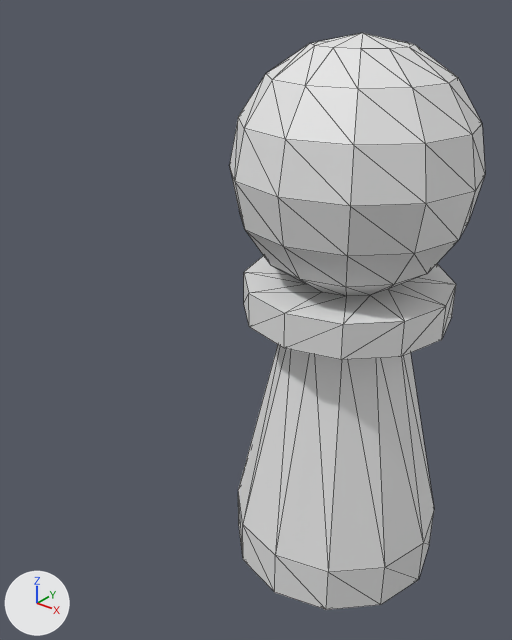
Renders of the glTF model project/Alkkagi/assets/models/character.glb from each side of a commit.
Camera for both pictures: a camera (50 mm lens) standing at (1.11, -1.87, 1.59) and looking at (-0.15, -0.3, 0.62). Every picture has the same lights, and +X, +Y and +Z are marked at lower left. The first picture is the older version. Mesh edges are drawn as thin lines. Where no turn or scale is listed for an object, it has been applied to the vertices. Vertices at exactly the same position are counted once.
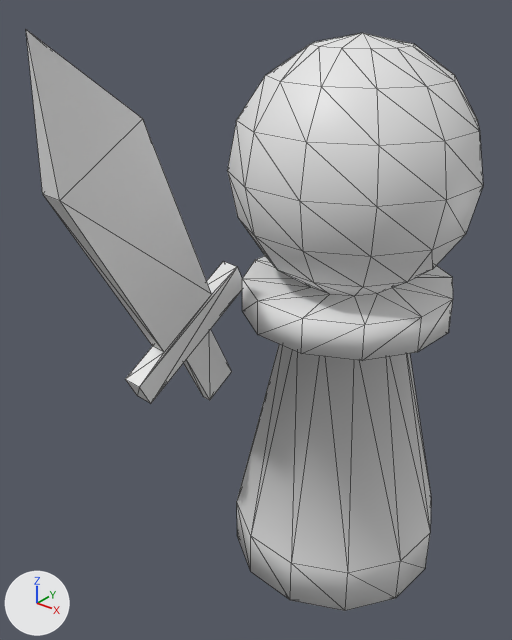
Where the newer file only moved an object's origin or applied its transform, the numbers keep the older frame.

Boxes (x1, y1, x2, y2) around the edits, measured in the pictures (512 x 640 px):
```json
{"object": "Cylinder", "change": "turned", "before": [230, 33, 485, 610], "after": [227, 33, 483, 611]}
{"object": "Sword", "change": "added", "after": [26, 30, 242, 403]}
```

The change, as JSON lines over the scene's bpy script:
```json
{"block": "me_cylinder", "where": "# used by ob_cylinder; location = (0.0, 0.0, 0.134)"}
{"op": "remove", "block": "me_cylinder", "code": "me_cylinder.from_pydata(...)  # 145 vertices, 286 faces; spans x -0.39..0.39, y -0.39..0.39, z -0.52..1.31"}
{"op": "add", "block": "me_cylinder", "code": "me_cylinder.from_pydata(...)  # 145 vertices, 286 faces; spans x -0.38..0.38, y -0.38..0.38, z -0.52..1.31"}
{"block": "me_cylinder", "change": "me_cylinder part 1: the whole mesh is turned 100 degrees about the z axis through its middle"}
{"op": "add", "block": "me_cube", "code": ["me_cube = bpy.data.meshes.new('Cube')", "me_cube.from_pydata(...)  # 25 vertices, 46 faces; spans x -0.464..-0.311, y -0.884..-0.068, z 0.169..1.489"]}
{"op": "add", "block": "ob_sword", "code": ["ob_sword = bpy.data.objects.new('Sword', me_cube)", "ob_sword.location = (0.0, 0.0, 0.0)"]}
```
